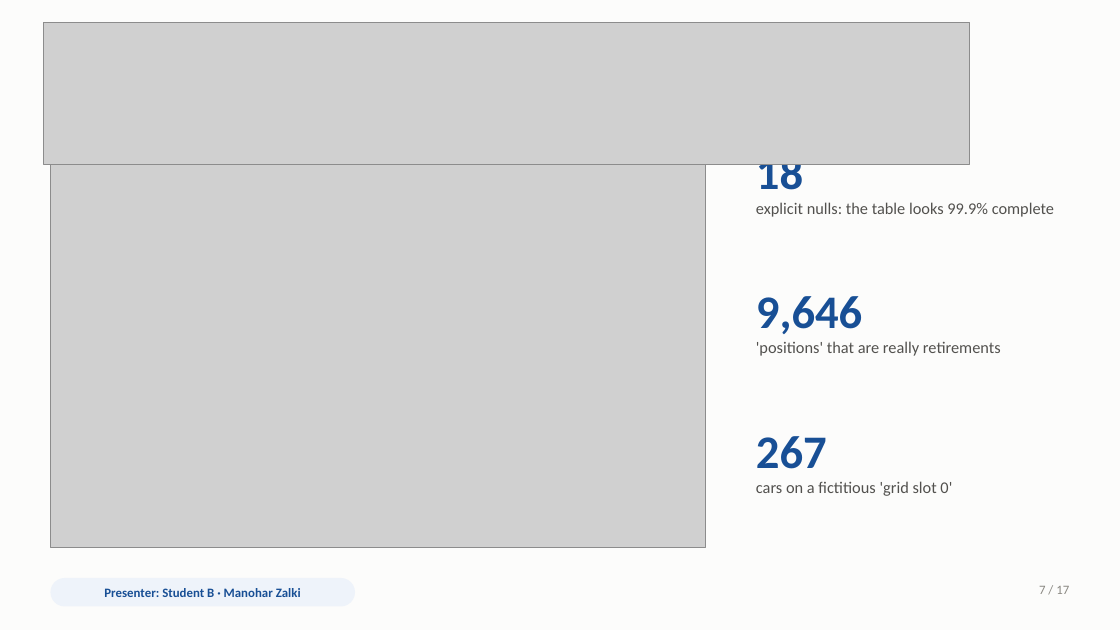
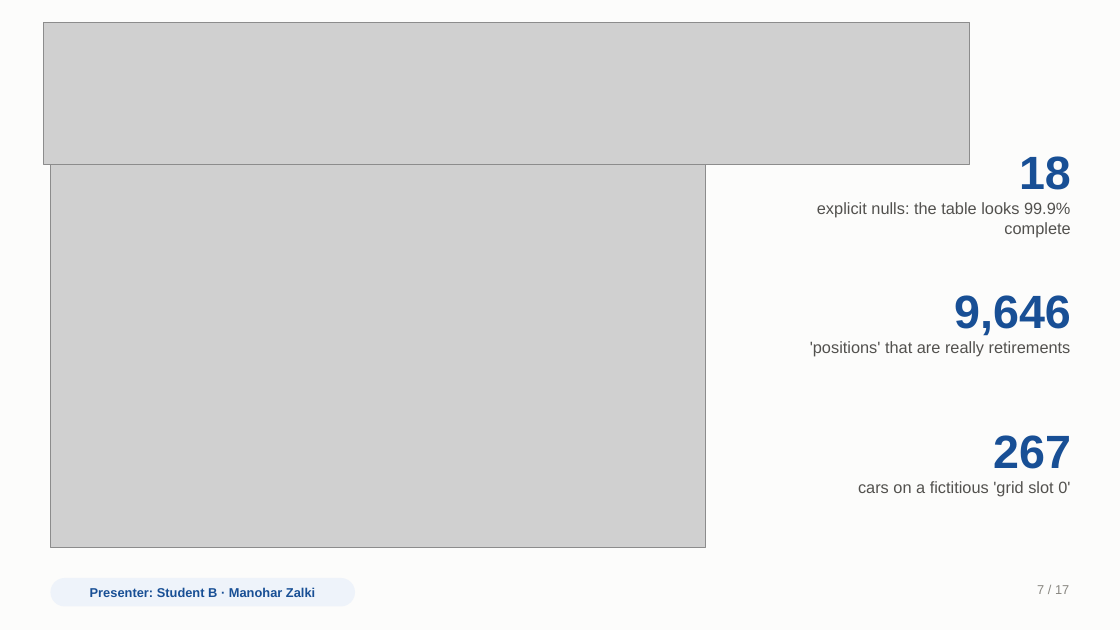
Before and after one commit to zalkimanohar/DataManagement, a slide deck: slide 7 of F1_Data_Management_Presentation 2.ppt. Drawn at 1120x630 pixels with LibreOffice and Linux fonts; fonts in the diff are those of the drawing; grey boxes stand for pictures. Boxes give left, top, right and bottom in pixels: in the first picture for what was removed or moved away, otherwise in the second. Text is boxed around its words. In the diff, an @@ line names an element or a change of style, - is before the commit and + after.

```diff
--- a/F1_Data_Management_Presentation 2.ppt
+++ b/F1_Data_Management_Presentation 2.ppt
@@ font Calibri to Arial; alignment left to right in 6 elements at <box>1019,156,1071,190</box>, <box>954,295,1071,336</box>, <box>810,341,1071,357</box>, <box>993,435,1071,469</box>, <box>858,481,1070,496</box>, <box>817,202,1070,237</box> @@
@@ text "Presenter: Student B · Manohar ..." at <box>90,587,315,597</box>: font Calibri to Arial @@
@@ text "7 / 17" at <box>1037,585,1069,594</box>: font Calibri to Arial @@
```
Also in this commit, not shown: 16 other slides changed, 1 slide added.
